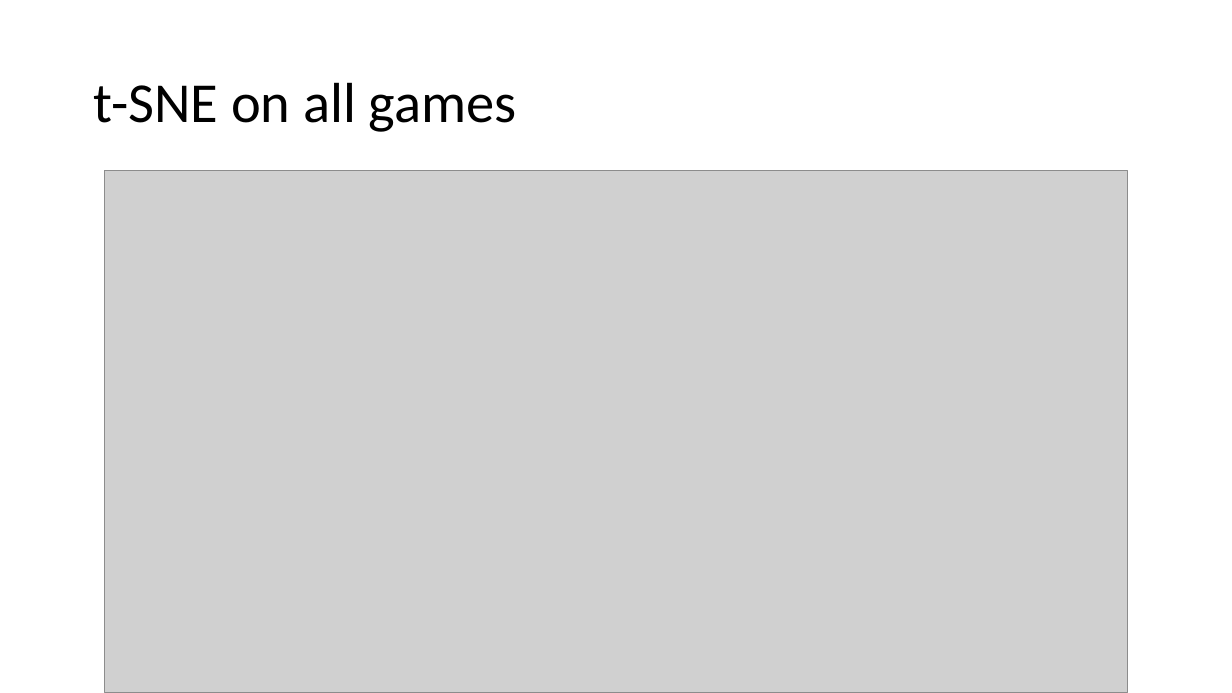
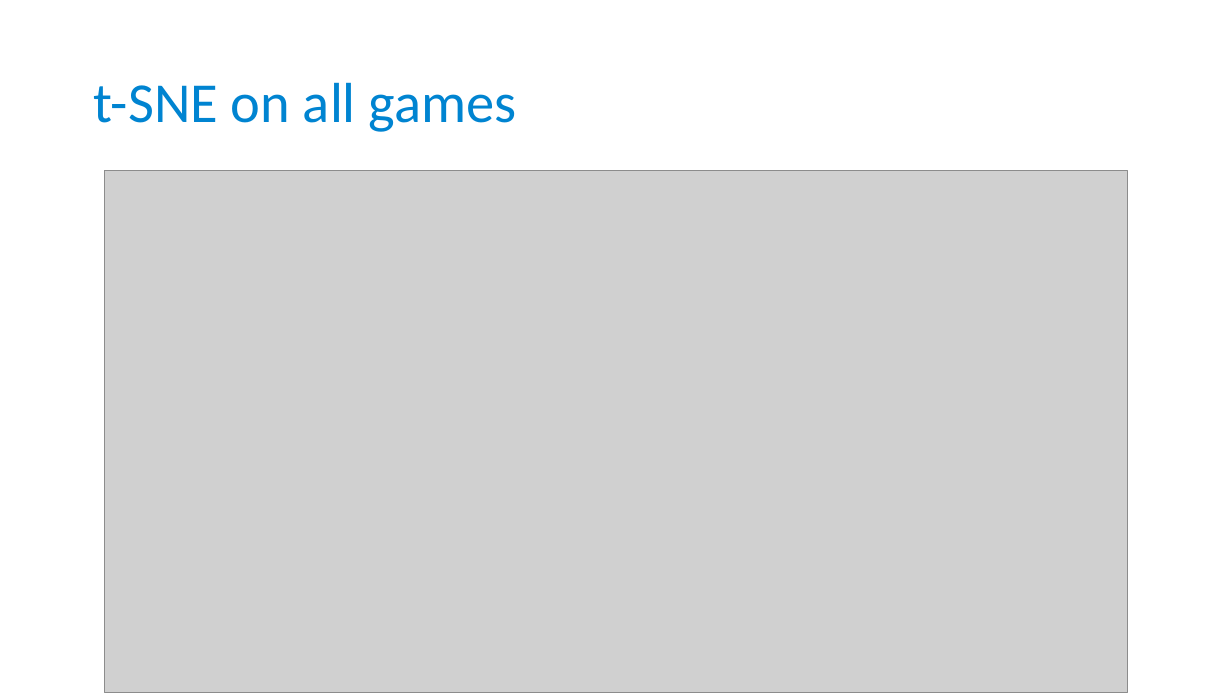
Before and after one commit to taimir/football_2016, a slide deck: slide 7 of presentation/Presentation_Euro2016.pptx (slide 6 before the commit). Drawn at 1232x693 pixels with LibreOffice and Linux fonts; fonts in the diff are those of the drawing; grey boxes stand for pictures. Boxes give left, top, right and bottom in pixels: in the first picture for what was removed or moved away, otherwise in the second. Text is boxed around its words. In the diff, an @@ line names an element or a change of style, - is before the commit and + after.

```diff
--- a/presentation/Presentation_Euro2016.pptx
+++ b/presentation/Presentation_Euro2016.pptx
@@ text "t-SNE on all games" at (x1=94, y1=82, x2=517, y2=132): text colour #000000 to #0084D1 @@
```
Also in this commit, not shown: 6 other slides changed, 1 slide added, 2 other files.
